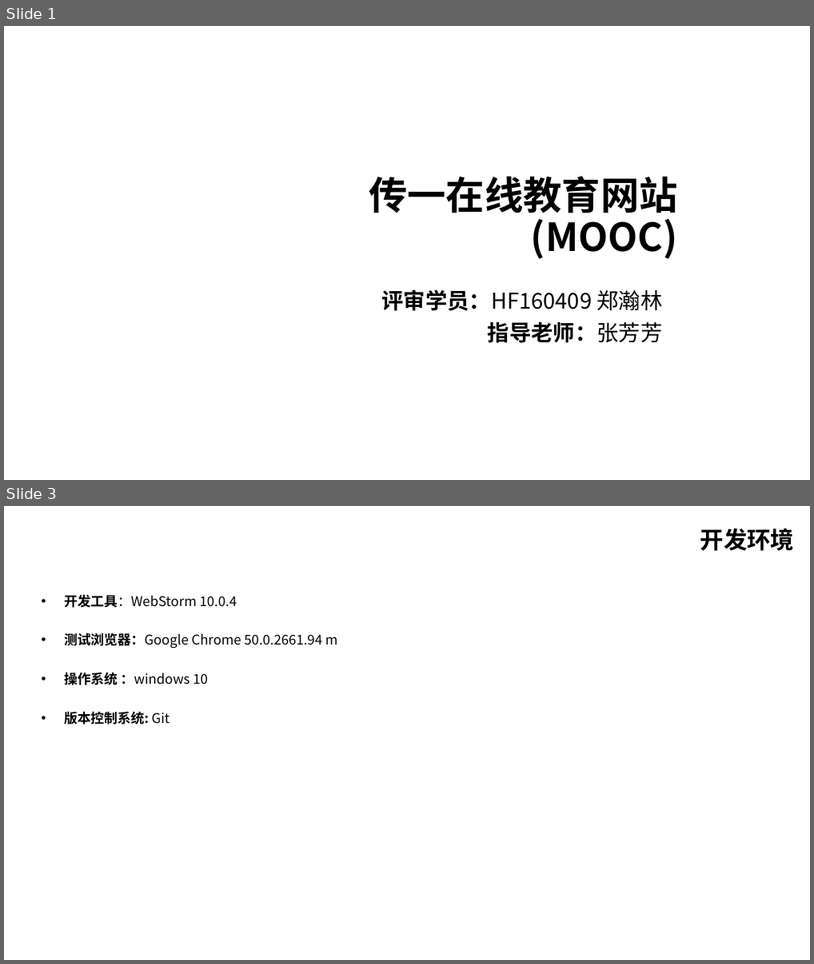
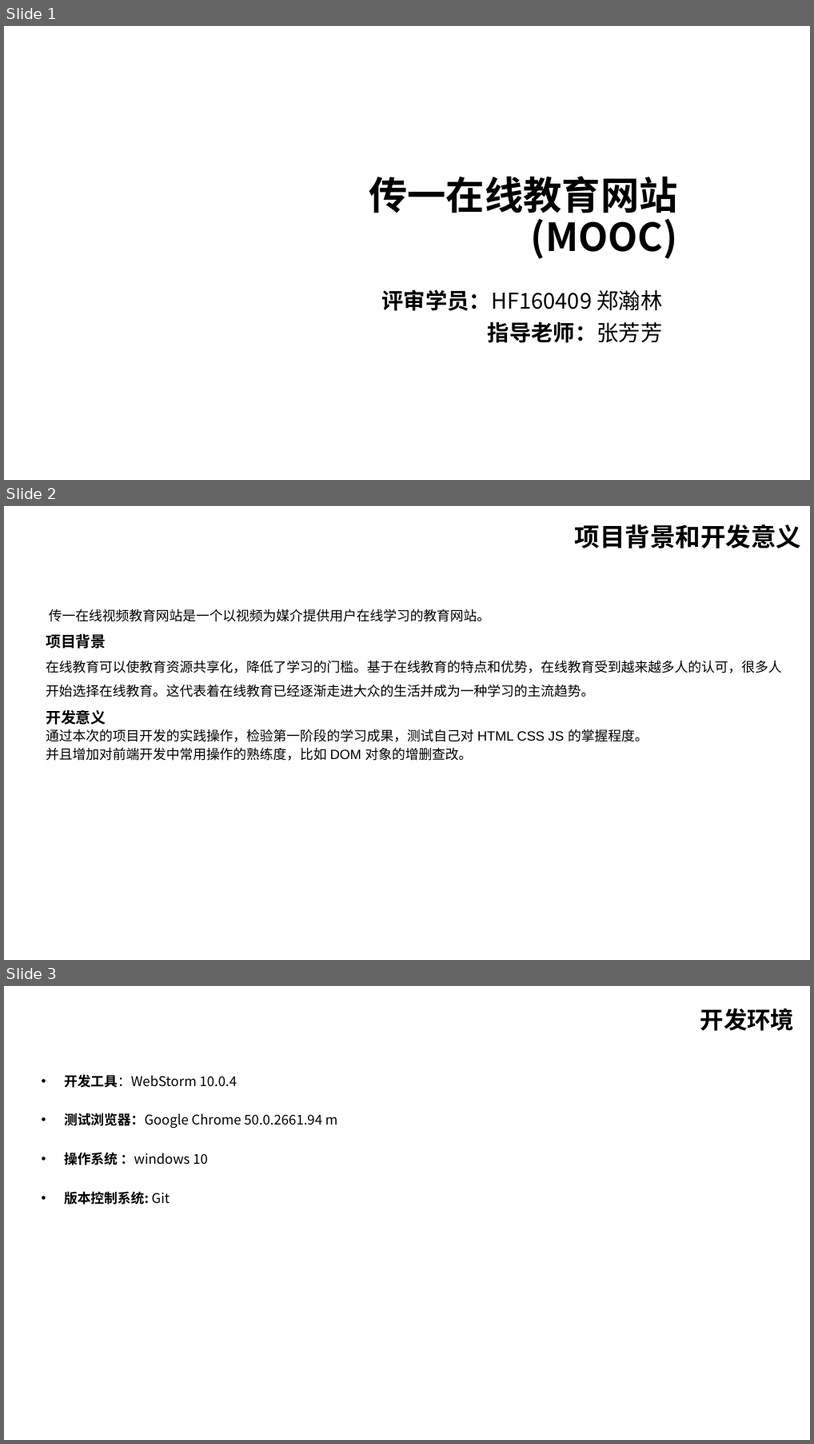
Before and after one commit to huiyaoren/CYMOOC, a slide deck: doc/传一在线教育网站.ppt. Shown one above the other, each under a label of ours: slides 1 and 3 before the commit, slides 1, 2 and 3 after it; the slides between them are not shown. The pictures are 814x964 and 814x1444 pixels, drawn with LibreOffice and Linux fonts; fonts in the diff are those of the drawing. Boxes give left, top, right and bottom in pixels: in the first picture for what was removed or moved away, otherwise in the second. Text is boxed around its words. In the diff, an @@ line names an element or a change of style, - is before the commit and + after.

```diff
--- a/doc/传一在线教育网站.ppt
+++ b/doc/传一在线教育网站.ppt
@@ slide 2 added at (4,506,810,960), background #FFFFFF @@
@@ text added at (575,524,802,548), 30 pt, text #000000, bold @@
+项目背景和开发意义
@@ text added at (46,609,782,760), 16 pt, text #000000 @@
+传一在线视频教育网站是一个以视频为媒介提供用户在线学习的教育网站。
+项目背景
+在线教育可以使教育资源共享化，降低了学习的门槛。基于在线教育的特点和优势，在线教育受到越来越多人的认可，很多人开始选择在线教育。这代表着在线教育已经逐渐走进大众的生活并成为一种学习的主流趋势。
+开发意义
+通过本次的项目开发的实践操作，检验第一阶段的学习成果，测试自己对 HTML CSS JS 的掌握程度。
+并且增加对前端开发中常用操作的熟练度，比如 DOM 对象的增删查改。
```
Also in this commit, not shown: 7 slides changed, 7 other slides added, 9 slides removed, 1 other file.
